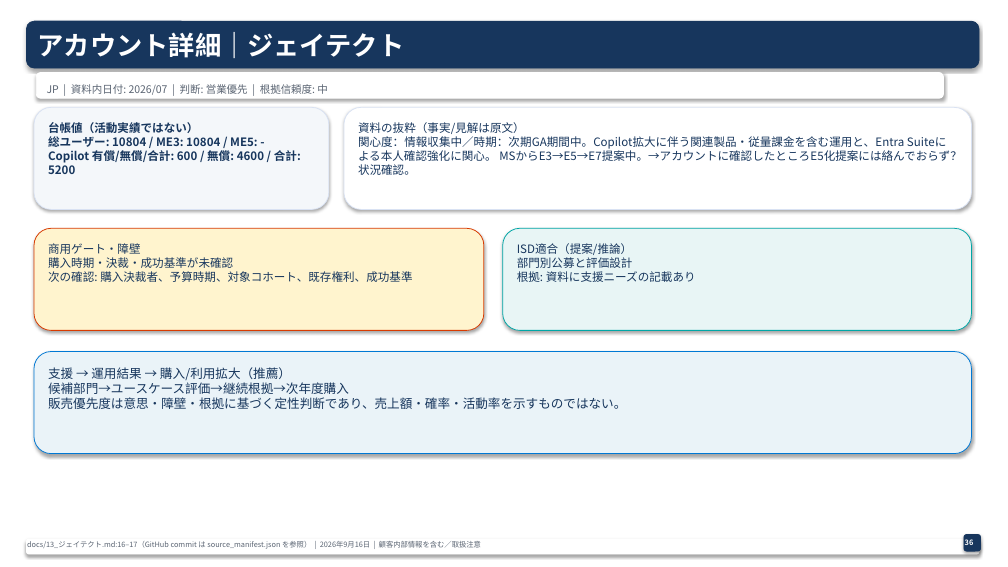
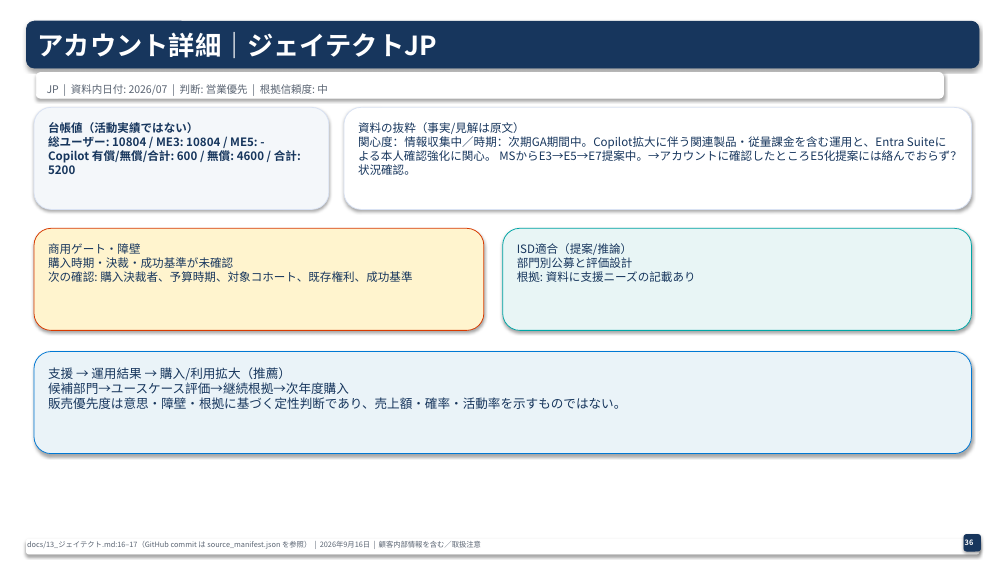
Before and after one commit to Sho-sai/Copilot-NPSA, a slide deck: slide 36 of presentations/M365_Copilot_License_Expansion_ISD_Strategy_20260916.pptx. Drawn at 1008x567 pixels with LibreOffice and Linux fonts; fonts in the diff are those of the drawing. Boxes give left, top, right and bottom in pixels: in the first picture for what was removed or moved away, otherwise in the second. Text is boxed around its words. In the diff, an @@ line names an element or a change of style, - is before the commit and + after.

```diff
--- a/presentations/M365_Copilot_License_Expansion_ISD_Strategy_20260916.pptx
+++ b/presentations/M365_Copilot_License_Expansion_ISD_Strategy_20260916.pptx
@@ text in rounded rectangle at <box>38,32,437,58</box>: text changed @@
-アカウント詳細｜ジェイテクト
+アカウント詳細｜ジェイテクトJP
```
Also in this commit, not shown: 3 other files.
